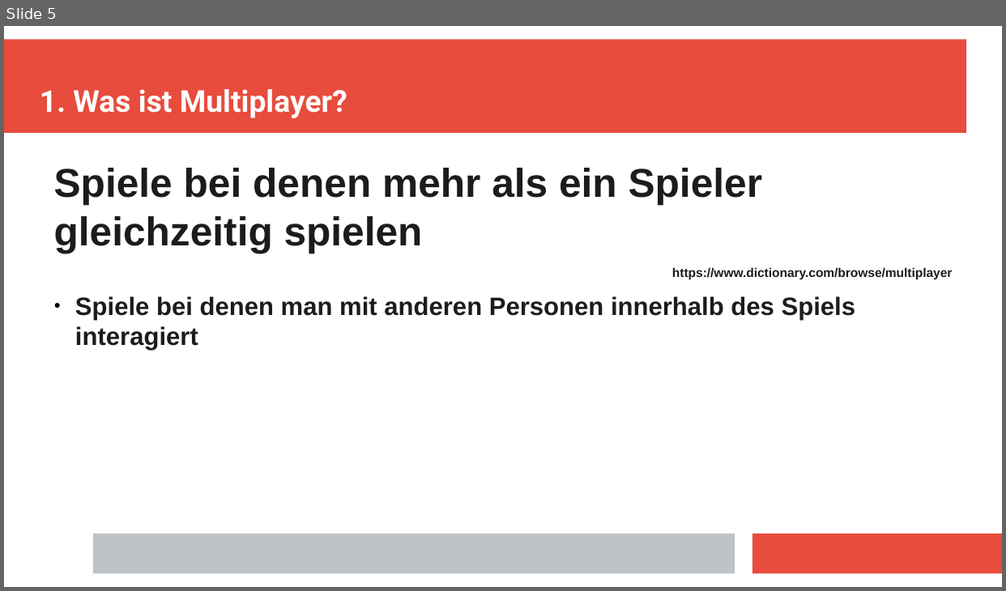
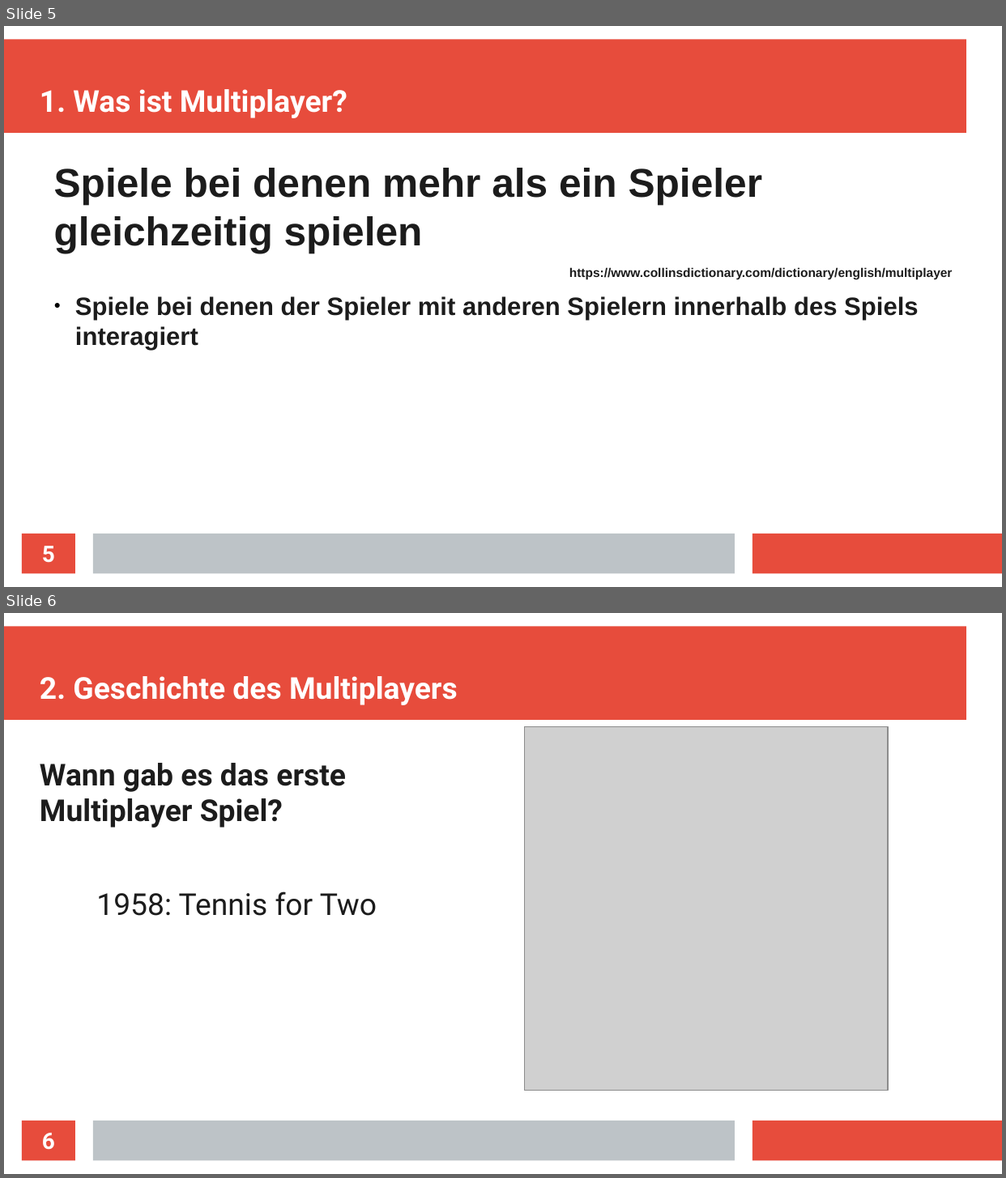
Before and after one commit to Aureumignis/UniStuff, a slide deck: WISE2020/HTiESD/HTiEDS_Praesentation.odp. Shown one above the other, each under a label of ours: slide 5 before the commit, slides 5 and 6 after it. The pictures are 1006x591 and 1006x1178 pixels, drawn with LibreOffice and Linux fonts; fonts in the diff are those of the drawing; grey boxes stand for pictures. Boxes give left, top, right and bottom in pixels: in the first picture for what was removed or moved away, otherwise in the second. Text is boxed around its words. In the diff, an @@ line names an element or a change of style, - is before the commit and + after.

```diff
--- a/WISE2020/HTiESD/HTiEDS_Praesentation.odp
+++ b/WISE2020/HTiESD/HTiEDS_Praesentation.odp
@@ slide 6 added at [4,613,1002,1174], background #FFFFFF; not listed: 3 template elements that a slide beside it also shows @@
@@ title added at [40,676,458,705], 24 pt, text #FFFFFF, bold @@
+2. Geschichte des Multiplayers
@@ picture added at [525,727,889,1091] @@
@@ text added at [40,763,377,916], 24 pt, text #1C1C1C, bold @@
+Wann gab es das erste
+Multiplayer Spiel?
+    1958: Tennis for Two
@@ page number added at [22,1121,75,1161], fill #E74C3C, 18 pt, text #FFFFFF, bold @@
+6
@@ slide 5 changed as well @@
@@ text at [75,267,953,351]: text changed @@
-https://www.dictionary.com/browse/multiplayer
-● Spiele bei denen man mit anderen Personen innerhalb des Spiels interagiert
+https://www.collinsdictionary.com/dictionary/english/multiplayer
+● Spiele bei denen der Spieler mit anderen Spielern innerhalb des Spiels interagiert
@@ page number added at [22,534,75,574], fill #E74C3C, 18 pt, text #FFFFFF, bold @@
+5
```
Also in this commit, not shown: 14 other slides changed, 1 other slide added, 3 slides removed.
